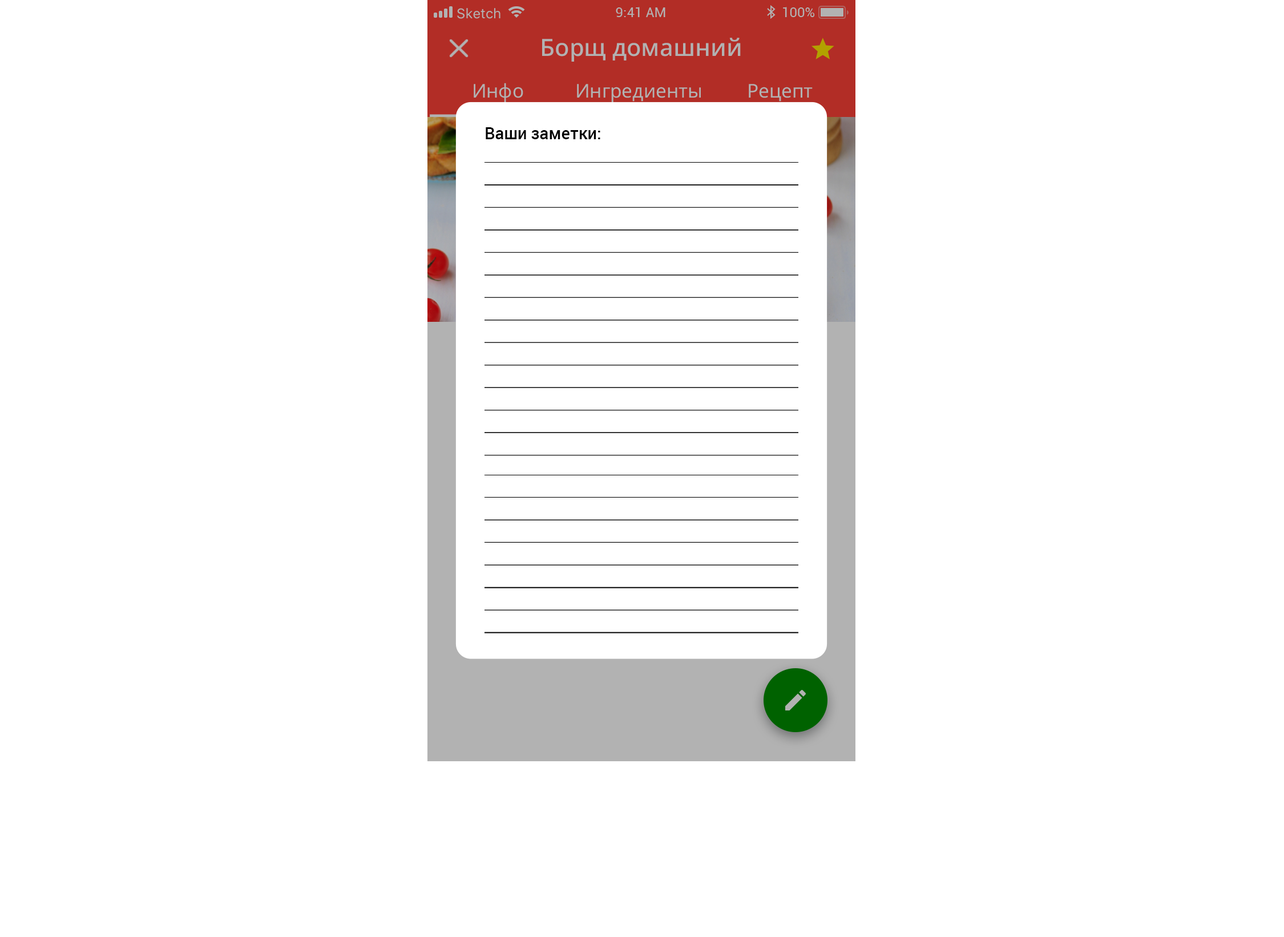
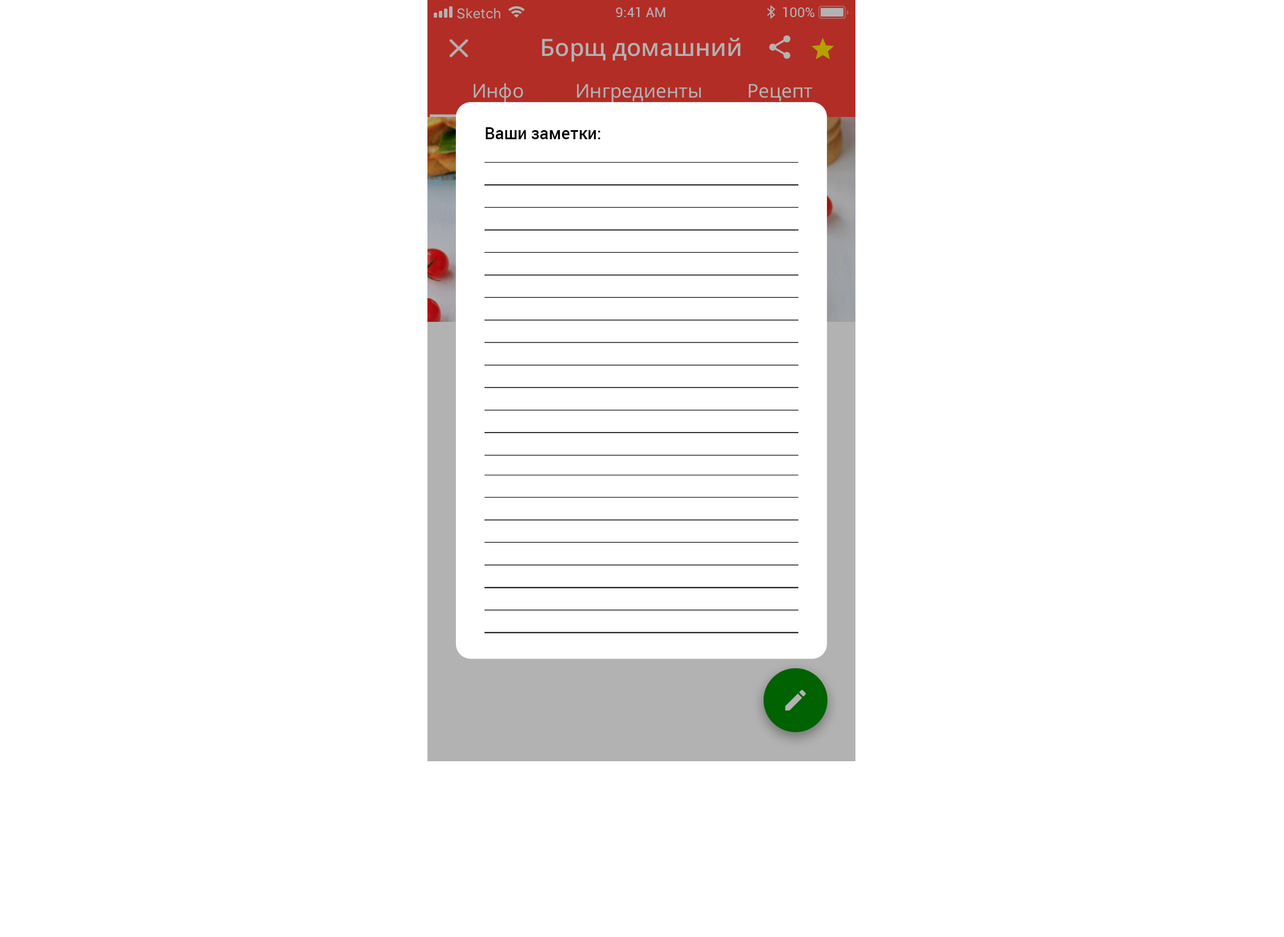
Comparing the layer stacks of the two 1284x937 images. Changes:
added layer "-e-share" in group "Group 1" over (x1=769, y1=35, x2=791, y2=59)
